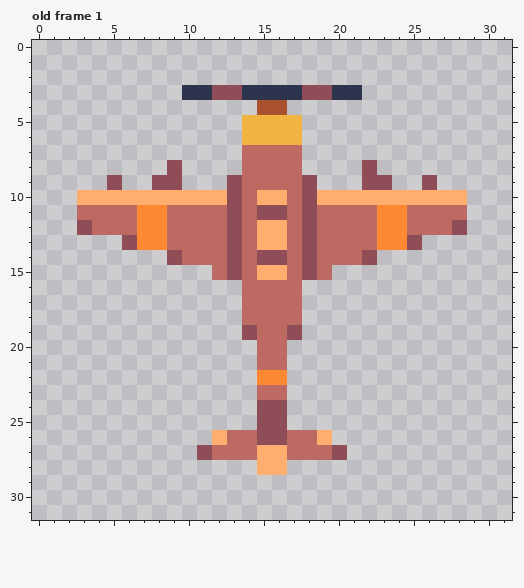
Pixel-art file -- Assets/Raw Assets/TestPlane2.aseprite. The picture above is the old version.
32x32 pixels, 1 frame. Shown: old frame 1. The commit also changed other frames, which this record leaves out.
The result:
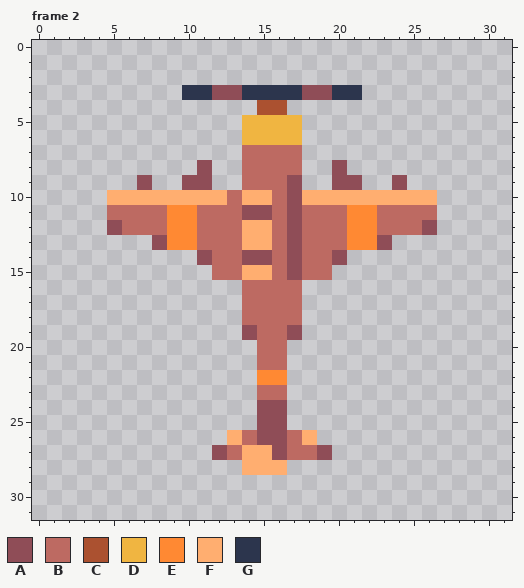
Palette (. is transparent): A #8f4d57  B #bd6a62  C #ab5130  D #f0b541  E #ff8933  F #ffae70  G #2c354d
A new or re-ordered frame is compared with the old frame closest to it.
Changes in this commit:
frames 1 -> 3
Frame 2 is new; against old frame 1:
y 8: x 9 A -> .; x 11 . -> A; x 20 . -> A; x 22 A -> .
y 9: x 5 A -> .; x 7..11 .AA.. -> A..AA; x 13 A -> .; x 17..18 BA -> A.; x 20..24 ..AA. -> AA..A; x 26 A -> .
y 10: x 3..4 FF -> ..; x 13..14 AB -> BF; x 16..18 FBA -> BAF; x 27..28 FF -> ..
y 11: x 3..4 BB -> ..; x 7..10 EEBB -> BBEE; x 13..14 AB -> BA; x 16..18 ABA -> BAB; x 21..24 BBEE -> EEBB; x 27..28 BB -> ..
y 12: x 3..5 ABB -> ..A; x 7..10 EEBB -> BBEE; x 13..14 AB -> BF; x 16..18 FBA -> BAB; x 21..24 BBEE -> EEBB; x 26..28 BBA -> A..
y 13: x 6..10 AEEBB -> ..AEE; x 13..14 AB -> BF; x 16..18 FBA -> BAB; x 21..25 BBEEA -> EEA..
y 14: x 9..11 ABB -> ..A; x 13..14 AB -> BA; x 16..18 ABA -> BAB; x 20..22 BBA -> A..
y 15: x 13..14 AB -> BF; x 16..18 FBA -> BAB
y 26: x 12..13 FB -> .F; x 18..19 BF -> F.
y 27: x 11..12 AB -> .A; x 14 B -> F; x 16 F -> A; x 19..20 BA -> A.
y 28: x 14 . -> F
